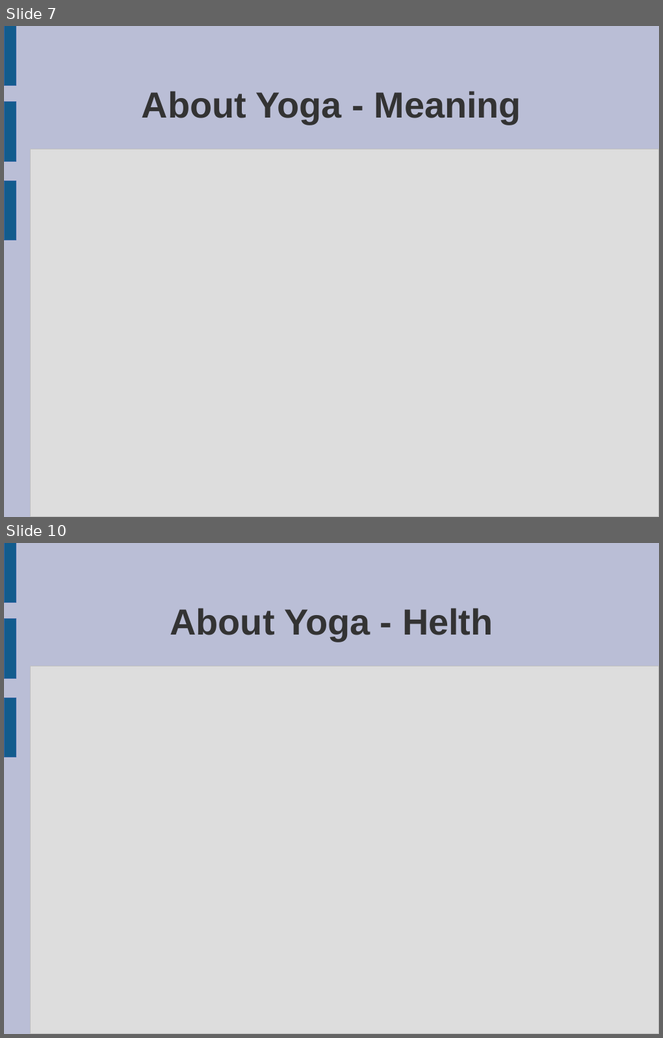
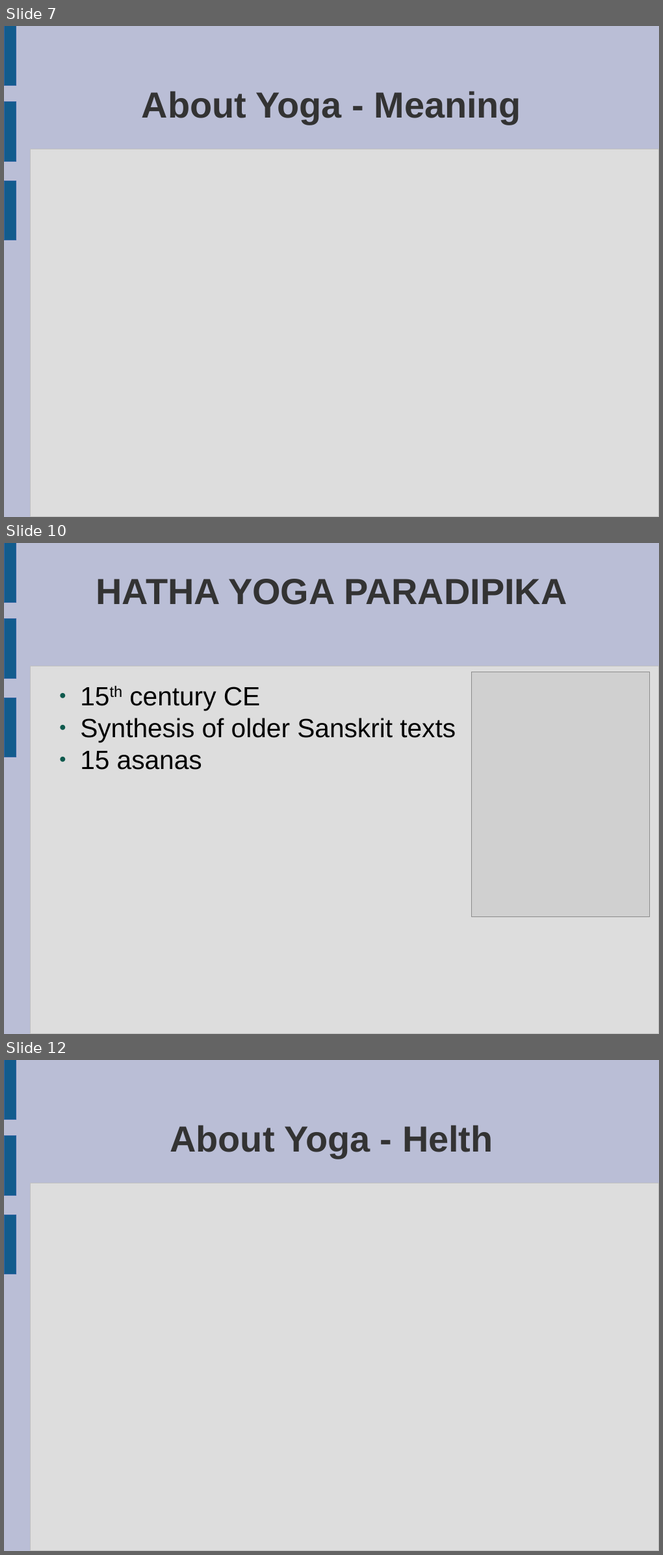
Before and after one commit to peterborkuti/english, a slide deck: yoga_01.odp. Shown one above the other, each under a label of ours: slides 7 and 10 before the commit, slides 7, 10 and 12 after it; the slides between them are not shown. The pictures are 663x1038 and 663x1555 pixels, drawn with LibreOffice and Linux fonts; fonts in the diff are those of the drawing; grey boxes stand for pictures. Boxes give left, top, right and bottom in pixels: in the first picture for what was removed or moved away, otherwise in the second. Text is boxed around its words. In the diff, an @@ line names an element or a change of style, - is before the commit and + after.

```diff
--- a/yoga_01.odp
+++ b/yoga_01.odp
@@ slide 10 added at (4, 543, 659, 1034), background #BABED6; not listed: 4 template elements that a slide beside it also shows @@
@@ title added at (96, 579, 567, 605), 44 pt, text #333333, bold @@
+HATHA YOGA PARADIPIKA
@@ picture added at (472, 672, 649, 917) @@
@@ picture added at (560, 672, 650, 796) @@
@@ text added at (80, 687, 456, 770), 32 pt, text #000000 @@
+● 15th century CE
+● Synthesis of older Sanskrit texts
+● 15 asanas
@@ what was slide 10 is now slide 12 @@
```
Also in this commit, not shown: 3 slides changed, 1 other slide added.
